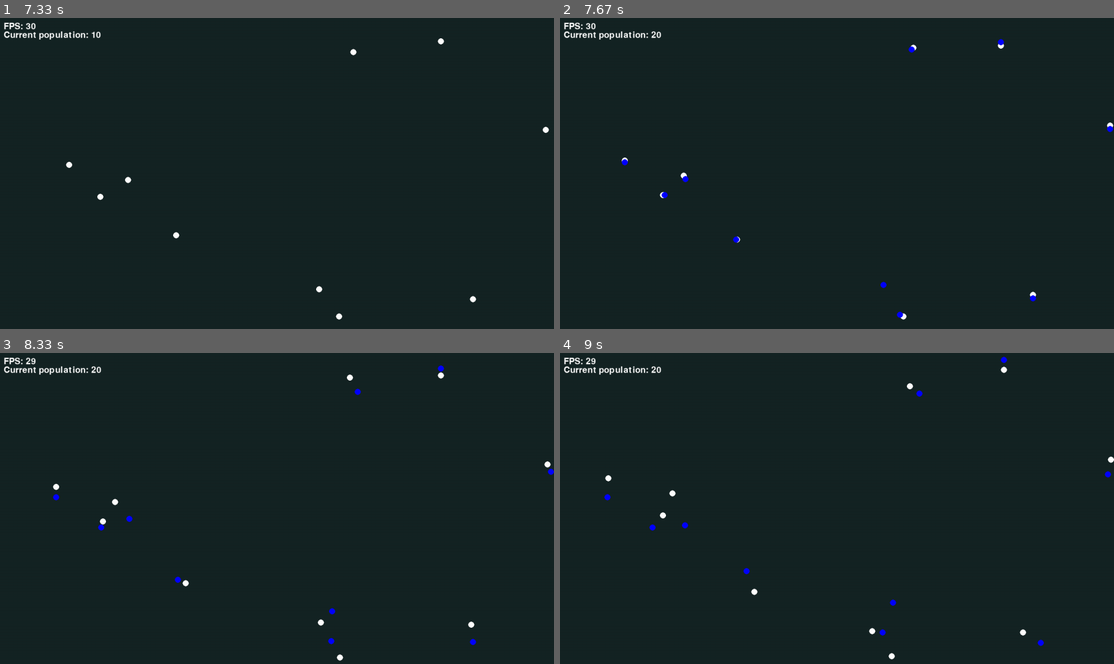
Above: before the commit, frames 1-4 (two rows, left to right).
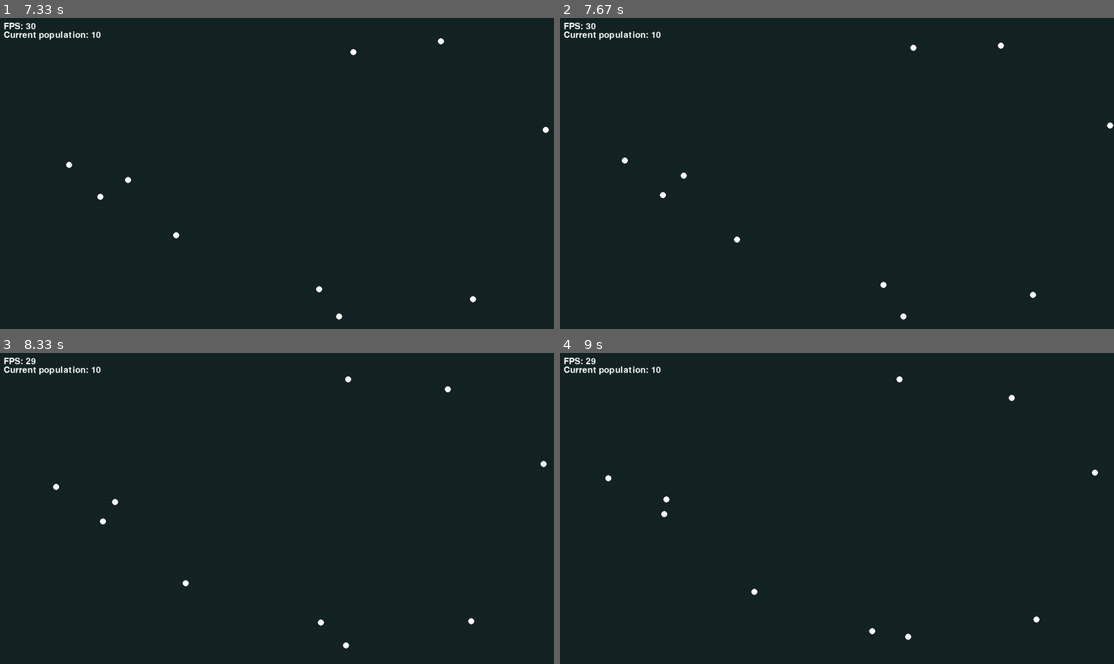
Above: after the commit, the same moments.

Repository: darceno/lifebox-simulator
Game: pygame game, started from src/main.py
Two runs of this game, one before a commit and one after it. Both use one fixed random seed, a clock stepped at 60 frames per second and the inputs below.
Inputs:
- Up to frame 1 (7.33 s): no input
- Up to frame 2 (7.67 s): no input
- Up to frame 3 (8.33 s): no input
- Up to frame 4 (9 s): no input

Frame 1 is identical in both runs. In frame 2, 0.2% of the frame differs, in the area x 11-100%, y 4-97%; in frame 3, 0.4%; in frame 4, 0.5%, in the area x 8-100%, y 1-99%.

Commit message:
Change asexual reproduction mechanics for more timing variation

Diff:
--- a/src/main.py
+++ b/src/main.py
@@ -69,16 +69,20 @@
     def CR_energy_balance(self):
         self.hunger = 0
         self.hunger += len(self.genome)
-        self.nutrients += 11 - self.hunger
+        nutrients_variation = random.randint(3, 9)
+        self.nutrients += nutrients_variation - self.hunger
         if self.nutrients >= 1000:
             self.energy += 1
             self.nutrients = 0
 
     def asexual_reproduction(self):
         if self.energy >= len(self.genome) + 1:
-            offspring = Organism(self.x, self.y, "blue", self.genome)
-            simulation.spawn_offsprings(offspring)
-            self.energy -= len(self.genome)
+            if random.randint(1, 2) == 2:
+                offspring = Organism(self.x, self.y, "blue", self.genome)
+                simulation.spawn_offsprings(offspring)
+                self.energy -= len(self.genome)
+            else:
+                self.energy -= self.energy/2
 
     def universal_abilities(self):
         self.draw()
@@ -101,7 +105,7 @@
     def create_organisms(self):
         if len(self.organisms) == 0:
             for i in range(STARTING_POPULATION):
-                organism = Organism(random.randint(20, WIDTH_SIZE-20), random.randint(20, HEIGHT_SIZE-20), STARTING_COLOR, ["CR", "RA"])
+                organism = Organism(random.randint(20, WIDTH_SIZE-20), random.randint(20, HEIGHT_SIZE-20), STARTING_COLOR, ["CR", "RA", "A", "B", "C"])
                 self.organisms.append(organism)
 
     def spawn_offsprings(self, offspring):
